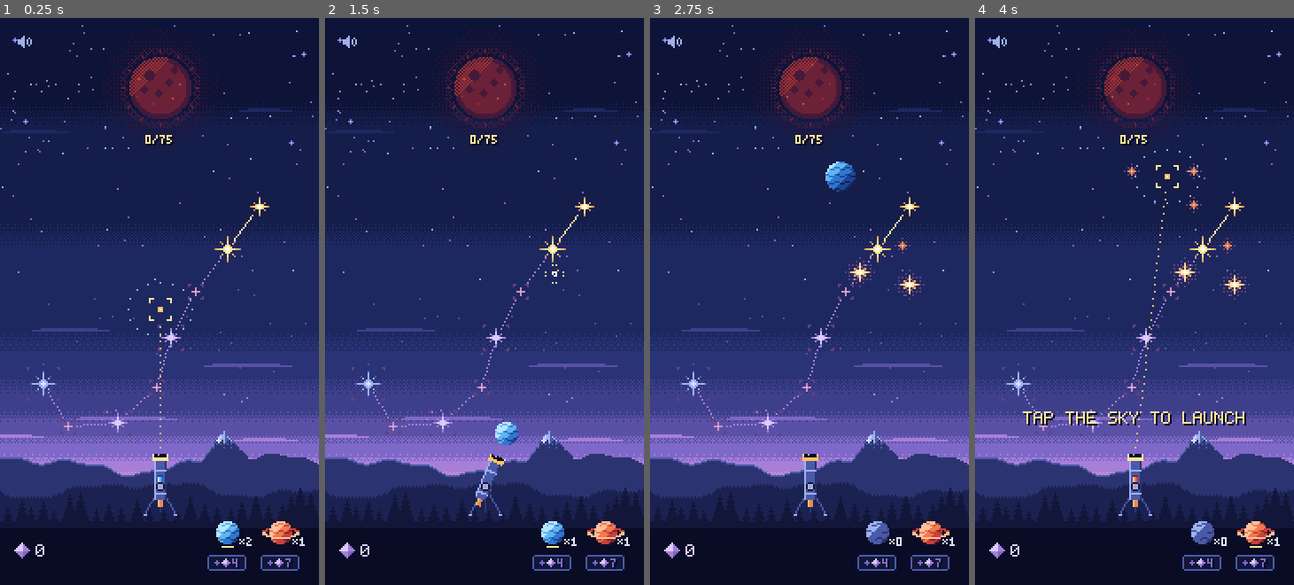
Above: before the commit, frames 1-4 (left to right).
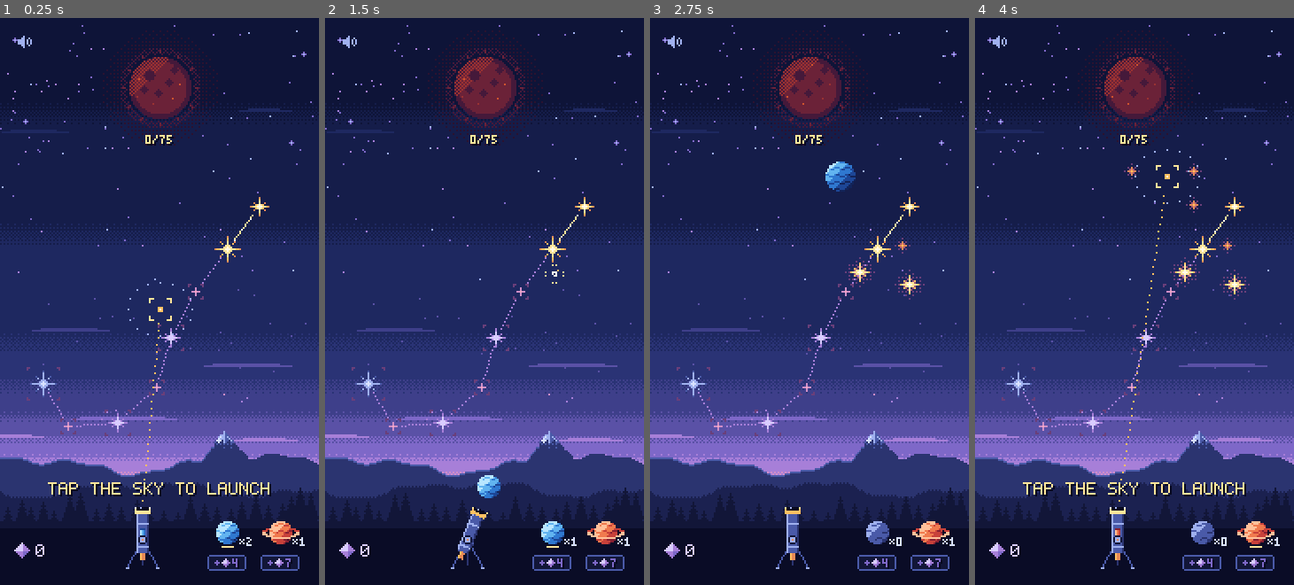
Above: after the commit, the same moments.

Repository: mrafael1/DustInSpace
Game: Godot game, scene res://game/scenes/main.tscn
Two runs of this game, one before a commit and one after it. Both use one fixed random seed, a clock stepped at 60 frames per second and the inputs below.
Inputs (mouse positions are in pixels of both pictures, inside the frame that each line leads up to):
- Up to frame 1 (0.25 s): no input
- Up to frame 2 (1.5 s): tap Enter at 0.5 s; move the mouse to (554, 273) at 0.52 s; hold Shift 0.53-1.25 s; click (554, 273) at 0.67 s; drag from (420, 329) to (468, 414) at 1.27 s
- Up to frame 3 (2.75 s): move the mouse to (841, 176) at 2.02 s; tap Ctrl at 2.1 s; click (841, 176) at 2.17 s
- Up to frame 4 (4 s): drag from (1118, 414) to (1038, 216) at 2.77 s; move the mouse to (1230, 386) at 3.52 s; tap B at 3.6 s; click (1230, 386) at 3.67 s

The runs differ from the first frame. In frame 1, 1.6% of the frame differs, in the area x 15-85%, y 53-98%; in frame 2, 1.1%; in frame 3, 0.7%; in frame 4, 2.4%, in the area x 15-85%, y 30-98%.

Commit message:
feat: telescope moves into the HUD row, seat click sound, message line above the row
Co-Authored-By: Claude Opus 5.5 <noreply@anthropic.com>
Claude-Session: https://claude.ai/code/session_01ASnDPR9SCSabzXswq9efCT

Diff:
--- a/game/scenes/main.gd
+++ b/game/scenes/main.gd
@@ -112,6 +112,8 @@
 		launcher.visible = on
 		launcher.process_mode = Node.PROCESS_MODE_INHERIT if on else Node.PROCESS_MODE_DISABLED
 	_hud.show_message("")
+	if telescope:
+		_telescope.request_aim()
 
 
 ## The launcher in use: the telescope or the slingshot.
@@ -137,6 +139,7 @@
 	_telescope.aim_started.connect(_sfx.play.bind(&"pull_start", 1.0))
 	_telescope.aim_cancelled.connect(_sfx.play.bind(&"pull_cancel", 1.0))
 	_telescope.empty_tapped.connect(_sfx.play.bind(&"tap_refused", 1.0))
+	_telescope.planet_seated.connect(func(_kind: String) -> void: _sfx.play(&"pack_load", 1.5))
 	_sky.star_selected.connect(_sfx.on_star_selected)
 	_sky.link_refused.connect(_sfx.play.bind(&"link_reject", 1.0))
 	_sky.step_refused.connect(_sfx.play.bind(&"link_reject", 1.0))
--- a/game/scenes/main.tscn
+++ b/game/scenes/main.tscn
@@ -35,7 +35,7 @@
 position = Vector2(90, 270)
 
 [node name="Telescope" parent="." instance=ExtResource("21_telescope")]
-position = Vector2(90, 270)
+position = Vector2(80, 300)
 
 [node name="BurstSparks" type="Node2D" parent="."]
 script = ExtResource("8_sparks")
--- a/game/ui/hud.gd
+++ b/game/ui/hud.gd
@@ -40,8 +40,8 @@
 const LIGHT_AT := Vector2i(60, 66)
 ## A counter hops 1 px up for this long when a particle lands on it.
 const HOP_TIME: float = 0.1
-## The message line (show_message), just above the launcher, and how long a message stays.
-const MESSAGE_Y: int = 222
+## The message line (show_message), on the land above the HUD row, and how long a message stays.
+const MESSAGE_Y: int = 262
 const MESSAGE_TIME: float = 1.6
 
 var _run: RunState
@@ -115,7 +115,6 @@
 		_sequencer.event_played.connect(_on_event_played)
 	_build_slots(run.balance.pack_kinds())
 	_press([])
-	show_message("")
 	refresh()
 
 
--- a/game/ui/hud.tscn
+++ b/game/ui/hud.tscn
@@ -31,9 +31,9 @@
 
 [node name="Message" type="Label" parent="."]
 visible = false
-offset_top = 222.0
+offset_top = 262.0
 offset_right = 180.0
-offset_bottom = 230.0
+offset_bottom = 270.0
 mouse_filter = 2
 horizontal_alignment = 1
 
--- a/tests/test_main.gd
+++ b/tests/test_main.gd
@@ -167,6 +167,14 @@
 	assert_false(telescope.visible or telescope.can_process())
 
 
+func test_a_run_starts_with_the_telescope_loaded_and_aiming() -> void:
+	var telescope: Telescope = main.get_node("Telescope")
+	assert_ne(telescope.seated_pack(), "")
+	assert_true(telescope.is_aiming())
+	assert_eq((main.get_node("HUD") as Hud).message(), Telescope.AIM_MESSAGE, "with the hint showing")
+	assert_true(ScreenZones.HUD.grow(10).has_point(telescope.origin()), "in the HUD's row")
+
+
 func test_the_telescope_message_shows_on_the_hud() -> void:
 	var hud: Hud = main.get_node("HUD")
 	(main.get_node("Telescope") as Telescope).message_shown.emit(Telescope.EMPTY_MESSAGE)
